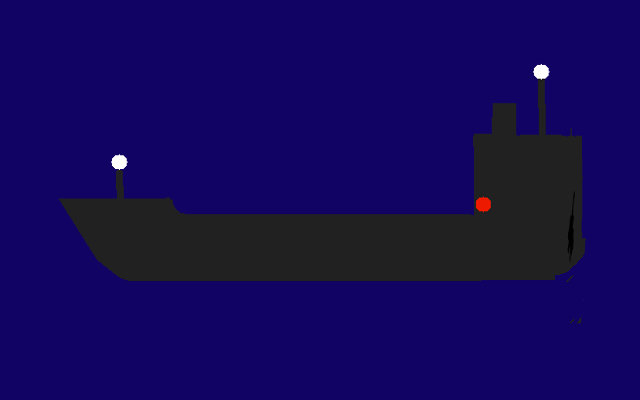
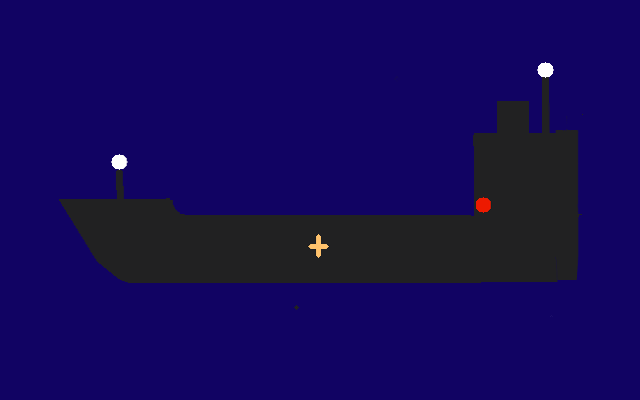
Two versions of the same layered image (640x400). Layer-by-layer changes:
removed layer "Pasted Layer" over (555, 128, 586, 324)
added layer "stern" above "stern light" over (550, 116, 579, 317)
renamed "ship" to "stern light", painted on it over (59, 62, 582, 282)
added layer "chimney" above "ship" over (497, 101, 529, 133)
added layer "ship" above "Background" over (59, 62, 583, 283)
painted on "Background" over (294, 305, 299, 310)
